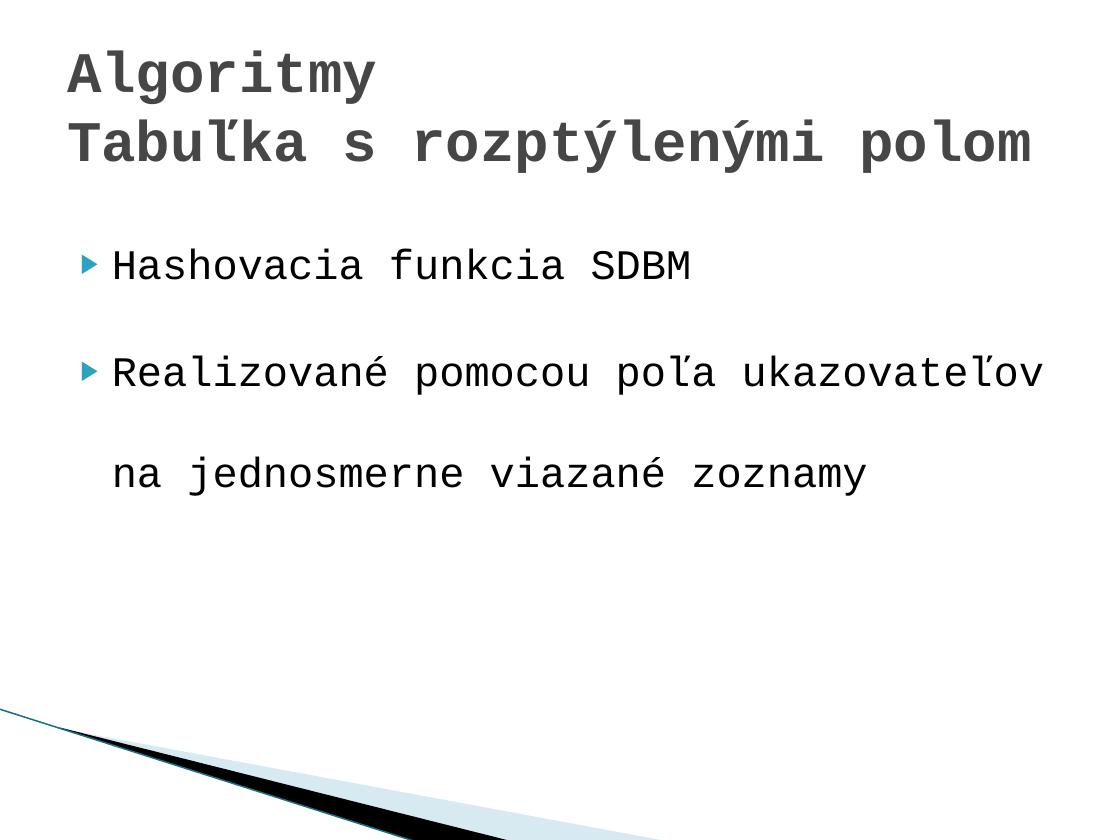
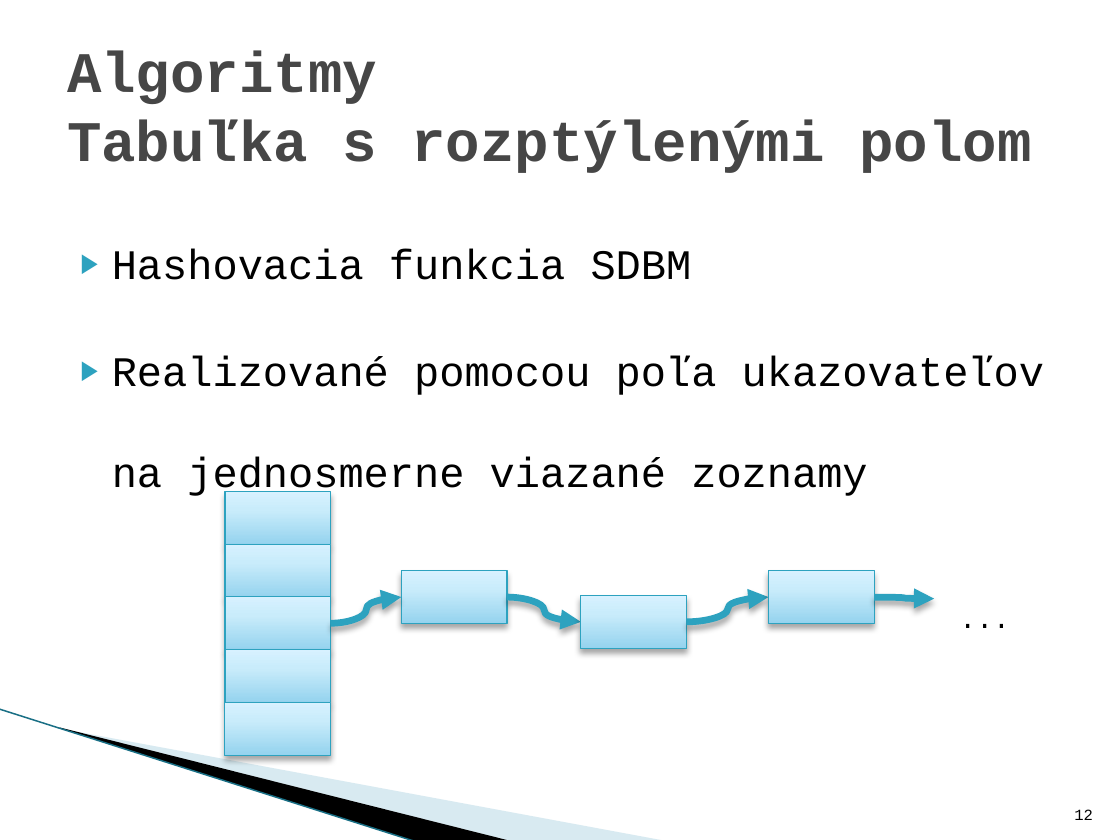
Before and after one commit to Dasio/IFJ, a slide deck: slide 12 of obhajoba/ifj_prezentacia.pptx. Drawn at 1120x840 pixels with LibreOffice and Linux fonts; fonts in the diff are those of the drawing; background and template pictures are left out. Boxes give left, top, right and bottom in pixels: in the first picture for what was removed or moved away, otherwise in the second. Text is boxed around its words. In the diff, an @@ line names an element or a change of style, - is before the commit and + after.

```diff
--- a/obhajoba/ifj_prezentacia.pptx
+++ b/obhajoba/ifj_prezentacia.pptx
@@ rectangle added at (225,492,330,544), fill gradient #96D4EE to #C9ECFC to #D7F2FF, outline #2DA2BF 0.75 pt @@
@@ rectangle added at (225,544,330,597), fill gradient #96D4EE to #C9ECFC to #D7F2FF, outline #2DA2BF 0.75 pt @@
@@ rectangle added at (225,597,330,650), fill gradient #96D4EE to #C9ECFC to #D7F2FF, outline #2DA2BF 0.75 pt @@
@@ curved arrow added from (330, 624) to (401, 597), #2DA2BF 4.33 pt @@
@@ rectangle added at (401,571,506,624), fill gradient #96D4EE to #C9ECFC to #D7F2FF, outline #2DA2BF 0.75 pt @@
@@ curved arrow added from (507, 597) to (581, 622), #2DA2BF 4.33 pt @@
@@ rectangle added at (581,596,687,648), fill gradient #96D4EE to #C9ECFC to #D7F2FF, outline #2DA2BF 0.75 pt @@
@@ curved arrow added from (687, 622) to (768, 597), #2DA2BF 4.33 pt @@
@@ rectangle added at (768,571,874,624), fill gradient #96D4EE to #C9ECFC to #D7F2FF, outline #2DA2BF 0.75 pt @@
@@ curved arrow added from (875, 597) to (934, 599), #2DA2BF 4.33 pt @@
@@ text added at (949,596,1081,641), 18 pt, text #000000 @@
+...
@@ rectangle added at (225,650,330,702), fill gradient #96D4EE to #C9ECFC to #D7F2FF, outline #2DA2BF 0.75 pt @@
@@ rectangle added at (225,702,330,755), fill gradient #96D4EE to #C9ECFC to #D7F2FF, outline #2DA2BF 0.75 pt @@
@@ page number added at (1074,809,1093,820), 10 pt, text #000000 @@
+12
```
Also in this commit, not shown: 12 other slides changed, 1 other file.
